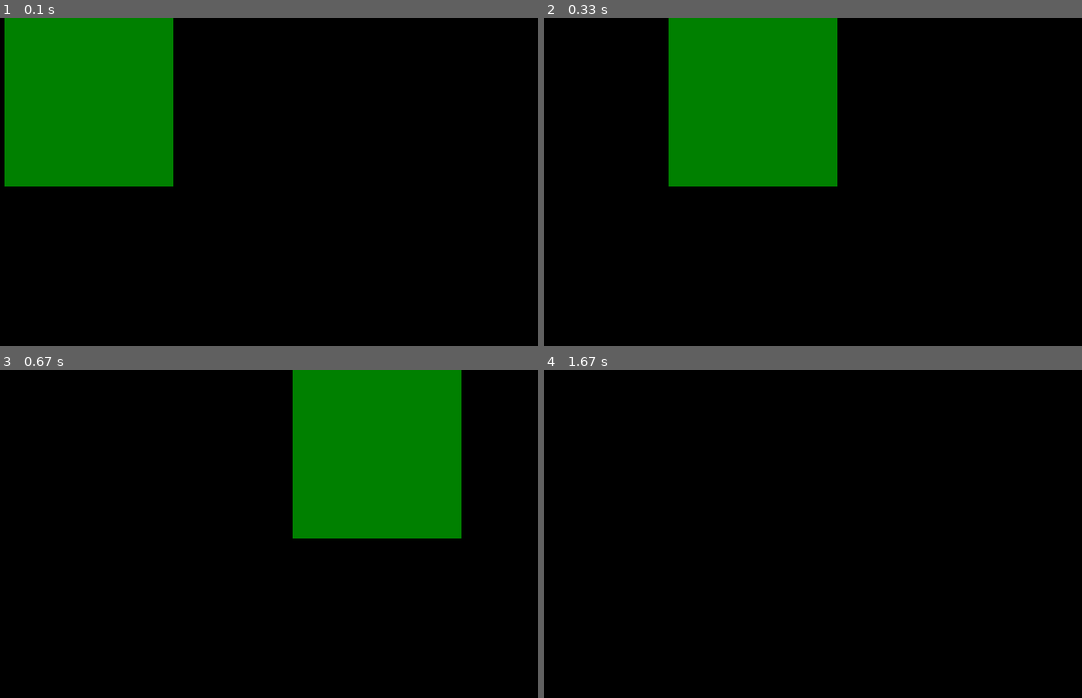
Above: before the commit, frames 1-4 (two rows, left to right).
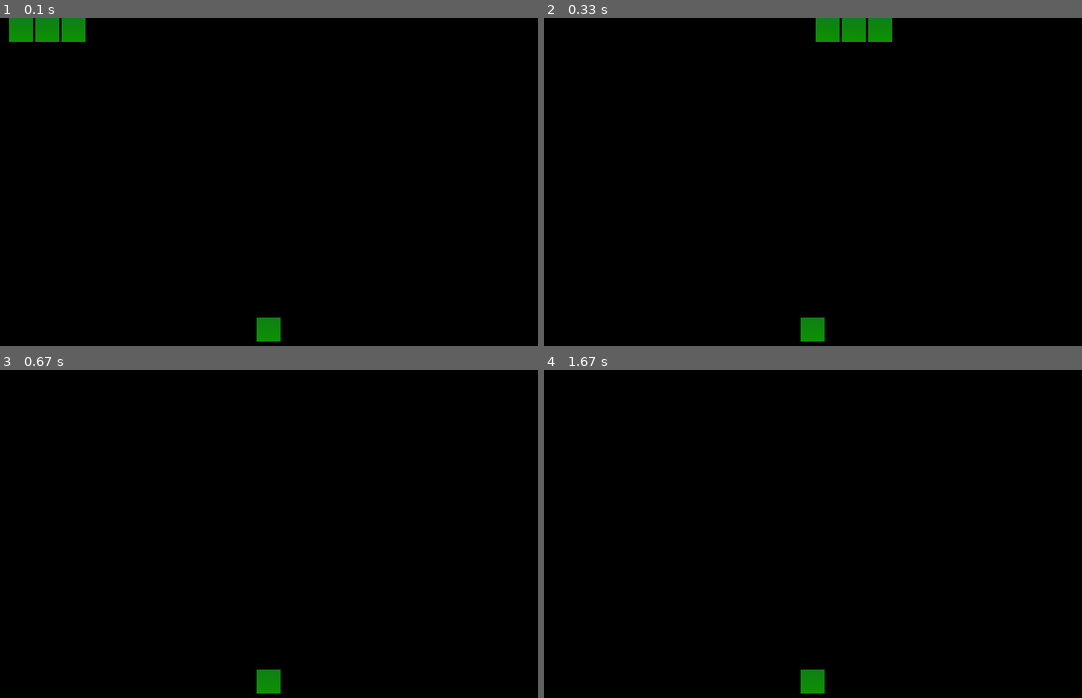
Above: after the commit, the same moments.

Repository: uarman29/Python
Game: pygame game, started from Snake/Snake1.py
Same seed, same stepped clock (60 frames per second), same inputs: the game is played once before the commit and once after it.
Inputs:
- Up to frame 1 (0.1 s): no input
- Up to frame 2 (0.33 s): no input
- Up to frame 3 (0.67 s): no input
- Up to frame 4 (1.67 s): hold Up 0.83-1.3 s

The runs differ from the first frame. In frame 1, 15% of the frame differs, in the area x 0-53%, y 0-99%; in frame 2, 17%, in the area x 23-65%, y 0-99%; in frame 3, 16%; in frame 4, 0.3%.

Commit message:
RACE CAR

Diff:
--- a/RaceCar/Race_Car.py
+++ b/RaceCar/Race_Car.py
@@ -20,6 +20,7 @@
 pause = False
 
 
+
 def placeCar(x,y):
     gameDisplay.blit(carImg,(x,y))
 
@@ -30,15 +31,6 @@
     text_rect.center = (display_width/2, display_height/2)
     gameDisplay.blit(text_surface, text_rect)
 
-class Rectangle:
-    def __init__(self,left,top,width,height,x,y,speed):
-        self.left = left
-        self.top = top
-        self.width = width
-        self.height = height
-        self.x = x
-        self.y = y
-        self.speed = speed
 
 def drawRect(left, top, width, height, color):
     pygame.draw.rect(gameDisplay, color, [left, top, width, height])
@@ -100,9 +92,9 @@
         pygame.display.update()
         clock.tick(15)
 
-def crash(dodged):
+def crash(score):
     with open("scores.txt","a+") as f:
-        f.write("\n"+str(dodged))
+        f.write("\n"+str(score))
     crashed = True
     largeStyle = pygame.font.Font("freesansbold.ttf", 115)
     text_surface = largeStyle.render("Game Over", True, BLACK)
@@ -110,7 +102,7 @@
     text_rect.center = (display_width / 2, (display_height / 2)-60)
     gameDisplay.blit(text_surface, text_rect)
     largeStyle = pygame.font.Font("freesansbold.ttf", 75)
-    text_surface = largeStyle.render("Score: " + str(dodged), True, BLACK)
+    text_surface = largeStyle.render("Score: " + str(score), True, BLACK)
     text_rect = text_surface.get_rect()
     text_rect.center = (display_width / 2, (display_height / 2)+100)
     gameDisplay.blit(text_surface, text_rect)
@@ -147,6 +139,15 @@
         button(150,450,150,50,"CONTINUE",(0,200,0),(0,255,0),resume)
         button(550,450,150,50,"QUIT",(200,0,0),(255,0,0),gameIntro)
         pygame.display.update()
+
+class Rectangle:
+    def __init__(self,x,y,width,height,speed,lane):
+        self.width = width
+        self.height = height
+        self.x = x
+        self.y = y
+        self.speed = speed
+        self.lane = lane
 
 def gameLoop():
     gameOver = False
@@ -156,13 +157,15 @@
     num_lanes = 8
     lane_width = 100
 
+    start_time = time.time()
+    list_of_rectangles = []
     rect_lane = random.randrange(0, num_lanes)
     rect_startx = rect_lane * lane_width
     rect_starty = -200
     rect_width = 100
     rect_height = 100
-    rect_speed = 7
-    dodged = 0
+    rect_speed = 10
+    list_of_rectangles.append(Rectangle(rect_startx,rect_starty,rect_width,rect_height,rect_speed,rect_lane))
 
     while not gameOver:
         for event in pygame.event.get():
@@ -190,27 +193,39 @@
 
         gameDisplay.fill(WHITE)
         placeCar(x, y)
-        scoreDisplay(dodged)
+        scoreDisplay(int(time.time() - start_time)*10)
 
         for i in range(0, num_lanes):
             pygame.draw.line(gameDisplay, BLACK, (lane_width * i, 0), (lane_width * i, display_height))
 
-        rect_starty += rect_speed
-        drawRect(rect_startx, rect_starty, rect_width, rect_height, BLACK)
-        pygame.display.update()
-
-        if current_lane == rect_lane and rect_starty+rect_height > y and rect_starty <= (y + car_height):
-            pygame.display.update()
-            crash(dodged)
-
-        if rect_starty >= display_height:
+        for i in range(0,len(list_of_rectangles)):
+            list_of_rectangles[i].y += list_of_rectangles[i].speed
+            drawRect(list_of_rectangles[i].x, list_of_rectangles[i].y, list_of_rectangles[i].width, list_of_rectangles[i].height, (150,0,0))
+        pygame.display.update()
+
+        for i in range(0,len(list_of_rectangles)):
+            if current_lane == list_of_rectangles[i].lane and list_of_rectangles[i].y + list_of_rectangles[i].height > y and list_of_rectangles[i].y <= (y + car_height):
+                pygame.display.update()
+                crash((int(time.time() - start_time) * 10))
+
+        for i in range(0, len(list_of_rectangles)):
+            if list_of_rectangles[i].y >= display_height:
+                list_of_rectangles[i].lane = random.randrange(0, num_lanes)
+                list_of_rectangles[i].x = list_of_rectangles[i].lane * lane_width
+                list_of_rectangles[i].y = -200
+                list_of_rectangles[i].speed = 10 + int((time.time() - start_time) / 5)
+
+
+        if ((time.time() - start_time) > 10*len(list_of_rectangles)) and len(list_of_rectangles) < 6:
             rect_lane = random.randrange(0, num_lanes)
             rect_startx = rect_lane * lane_width
             rect_starty = -200
-            dodged += 1
-            rect_speed = 7 + int(dodged / 4)
-
-        scoreDisplay(dodged)
+            rect_width = 100
+            rect_height = 100
+            rect_speed = 10 + int((time.time() - start_time) / 5)
+            list_of_rectangles.append(Rectangle(rect_startx, rect_starty, rect_width, rect_height, rect_speed, rect_lane))
+
+        scoreDisplay(int(time.time() - start_time)*10)
         pygame.display.update()
         clock.tick(60)
 
--- a/RaceCar/scores.txt
+++ b/RaceCar/scores.txt
@@ -1,31 +1,16 @@
 0
-4
-1
+330
+330
 0
+430
+190
+300
+370
+240
 0
-1
-0
-2
-1
-0
-0
-1
-0
-2
-0
-2
-1
-2
-1
-4
-5
-1
-6
-12
-16
-24
-90
-40
-2
-14
-2
+300
+270
+300
+260
+270
+350
--- a/Snake/Snake1.py
+++ b/Snake/Snake1.py
@@ -3,21 +3,49 @@
 import time
 
 ##SNAKE
-class Player:
+class Apple():
     x = 0
     y = 0
-    speed = 32
+    apple_width = 30
+
+    def __init__(self, x, y):
+        self.x = x
+        self.y = y
+
+    def draw(self, surface, image):
+        surface.blit(image, (self.x, self.y))
+
+class Player:
+    x = [0]
+    y = [0]
+    block_width = 35
     direction = 0
+    length = 3
+
+
+    def __init__(self,length):
+        self.length = length
+        for i in range(0,length):
+            self.x.append(0)
+            self.y.append(0)
+
+        self.x[1] = self.block_width * -1
+        self.x[2] = self.block_width * -2
 
     def update(self):
-        if self.direction == 0:
-            self.x = self.x + self.speed
-        if self.direction == 1:
-            self.x = self.x - self.speed
-        if self.direction == 2:
-            self.y = self.y - self.speed
-        if self.direction == 3:
-            self.y = self.y + self.speed
+        for j in range(0,2):
+            for i in range(self.length-1,0,-1):
+                self.x[i] = self.x[i-1]
+                self.y[i] = self.y[i-1]
+            if self.direction == 0:
+                self.x[0] = self.x[0] + self.block_width
+            if self.direction == 1:
+                self.x[0] = self.x[0] - self.block_width
+            if self.direction == 2:
+                self.y[0] = self.y[0] - self.block_width
+            if self.direction == 3:
+                self.y[0] = self.y[0] + self.block_width
+
 
     def moveRight(self):
         self.direction = 0
@@ -32,6 +60,10 @@
         self.direction = 3
 
 
+    def draw(self, surface, image):
+        for i in range(0,self.length):
+            surface.blit(image,(self.x[i],self.y[i]))
+
 class App:
     windowWidth = 800
     windowHeight = 600
@@ -41,7 +73,8 @@
         self.running = True
         self.display_surf = None
         self.image_surf = None
-        self.player = Player()
+        self.player = Player(3)
+        self.apple = Apple(400,400)
 
     def on_init(self):
         pygame.init()
@@ -49,21 +82,43 @@
         pygame.display.set_caption("Snake")
         self.running = True
         self.image_surf = pygame.image.load("square.png").convert()
+        self.apple_surf = pygame.image.load("square.png").convert()
 
     def on_event(self,event):
         if event.type == QUIT:
             self.running = False
 
     def on_loop(self):
-        pass
+        self.player.update()
+
+        for i in range(0, self.player.length):
+            if self.isCollision(self.apple.x, self.apple.y, self.player.x[i], self.player.y[i], self.apple.apple_width):
+                self.apple.x = randint(0,self.windowWidth-self.apple.apple_width)
+                self.apple.y = randint(0,self.windowHeight-self.apple.apple_width)
+                self.player.length = self.player.length + 1
+
+        for i in range(2,self.player.length):
+            if self.isCollision(self.player.x[0],self.player.y[0],self.player.x[i],self.player.y[i],self.player.block_width):
+                print("You lose! Collision: ")
+                print("x[0] (" + str(self.player.x[0]) + "," + str(self.player.y[0]) + ")")
+                print("x[" + str(i) + "] (" + str(self.player.x[i]) + "," + str(self.player.y[i]) + ")")
+                exit(0)
+
 
     def on_render(self):
         self.display_surf.fill((0, 0, 0))
-        self.display_surf.blit(self.image_surf,(self.player.x,self.player.y))
+        self.player.draw(self.display_surf, self.image_surf)
+        self.apple.draw(self.display_surf, self.apple_surf)
         pygame.display.flip()
 
     def on_cleanup(self):
         pygame.quit()
+
+    def isCollision(self,x1,y1,x2,y2,bsize):
+        if x1 >= x2 and x1 <= x2+bsize:
+            if y1 >= y2 and y1<= y2+bsize:
+                return True
+        return False
 
     def on_execute(self):
         if self.on_init() == False:
@@ -85,7 +140,6 @@
             if keys[K_DOWN]:
                 self.player.moveDown()
 
-            self.player.update()
             self.on_loop()
             self.on_render()
             time.sleep(50.0 / 1000.0)
Empty file added: MailSend/MailSend.py
Binary file changed: Snake/square.png
